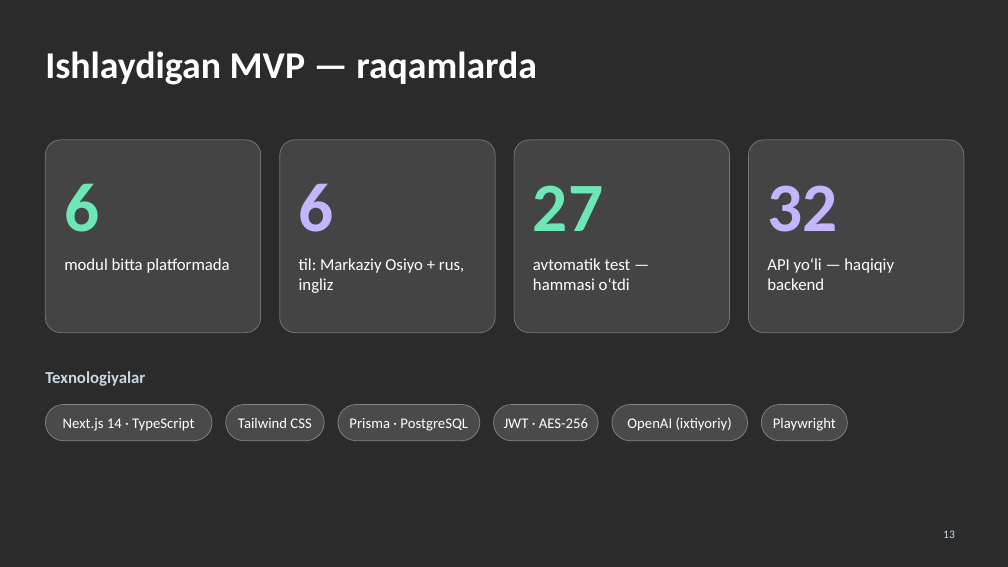
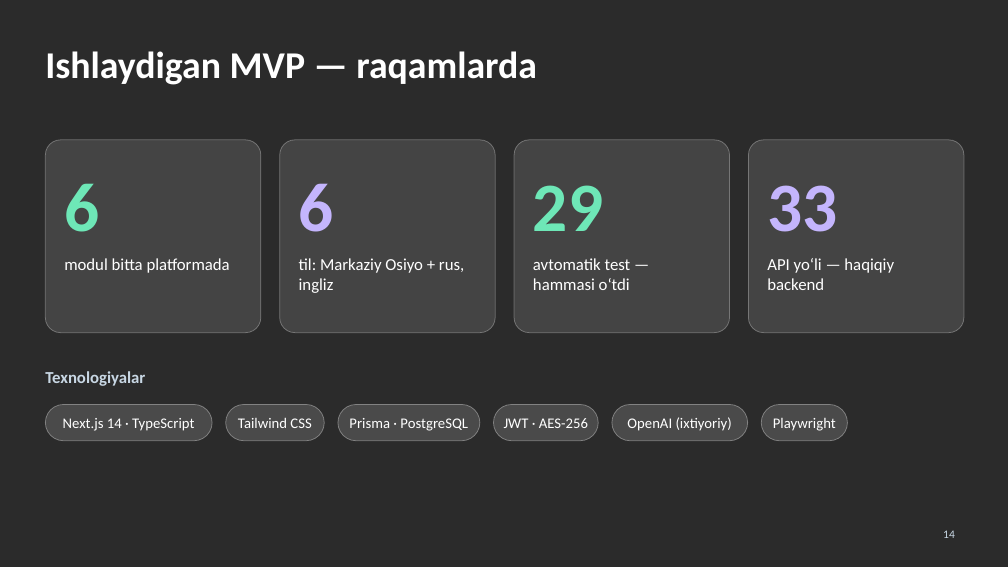
Before and after one commit to umarxon-008/umarxon-008, a slide deck: slide 14 of NeuraMed/taqdimot/NeuraMed-taqdimot.pptx (slide 13 before the commit). Drawn at 1008x567 pixels with LibreOffice and Linux fonts; fonts in the diff are those of the drawing; background and template pictures are left out; a plain dark background stands for a picture behind light text. Boxes give left, top, right and bottom in pixels: in the first picture for what was removed or moved away, otherwise in the second. Text is boxed around its words. In the diff, an @@ line names an element or a change of style, - is before the commit and + after.

```diff
--- a/NeuraMed/taqdimot/NeuraMed-taqdimot.pptx
+++ b/NeuraMed/taqdimot/NeuraMed-taqdimot.pptx
@@ text at (533,185,603,231): text changed @@
-27
+29
@@ text at (767,185,837,232): text changed @@
-32
+33
@@ page number at (943,530,955,538): text changed @@
-13
+14
```
Also in this commit, not shown: 2 other slides changed, 2 slides added, 1 slide removed.
